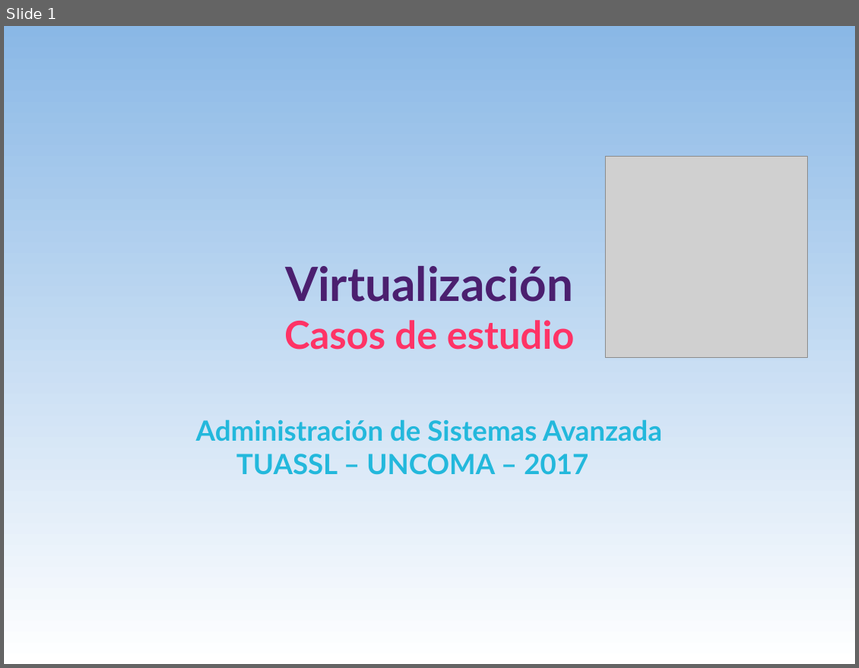
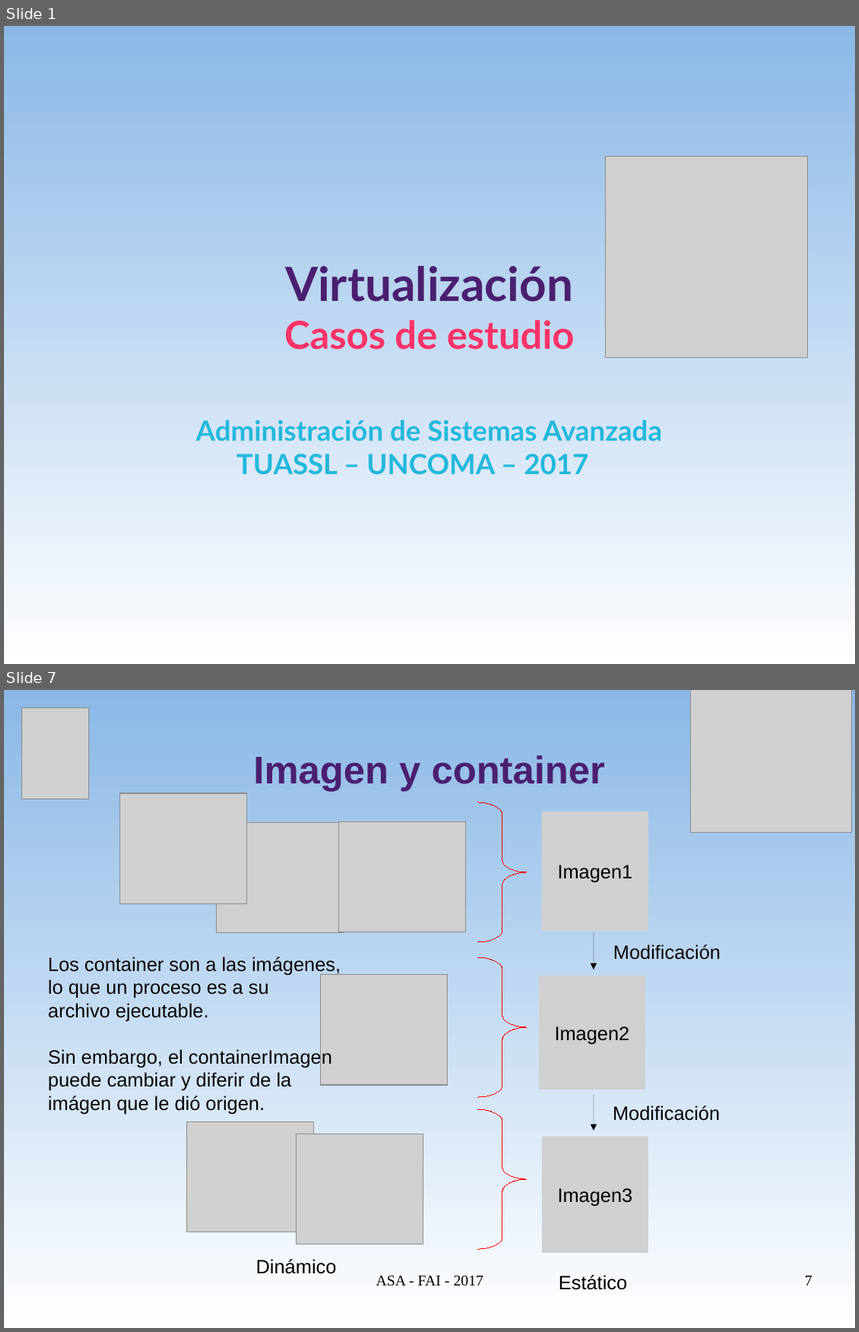
Before and after one commit to niniadcobre/asa, a slide deck: clases/ASA-virt-casoestudio.odp. Shown one above the other, each under a label of ours: slide 1 before the commit, slides 1 and 7 after it; the slides between them are not shown. The pictures are 859x668 and 859x1332 pixels, drawn with LibreOffice and Linux fonts; fonts in the diff are those of the drawing; grey boxes stand for pictures. Boxes give left, top, right and bottom in pixels: in the first picture for what was removed or moved away, otherwise in the second. Text is boxed around its words. In the diff, an @@ line names an element or a change of style, - is before the commit and + after.

```diff
--- a/clases/ASA-virt-casoestudio.odp
+++ b/clases/ASA-virt-casoestudio.odp
@@ slide 7 added at box(4, 690, 855, 1328), background gradient #8AB8E6 to #FFFFFF @@
@@ picture added at box(22, 708, 89, 799) @@
@@ picture added at box(692, 690, 852, 832) @@
@@ title added at box(253, 755, 605, 792), 36 pt, text #4B1F6F, bold @@
+Imagen y container
@@ picture added at box(120, 793, 247, 904) @@
@@ freeform shape added at box(478, 802, 527, 942), outline #FF0000 0 pt @@
@@ picture added at box(218, 823, 344, 933) @@
@@ picture added at box(339, 822, 467, 932) @@
@@ picture added at box(542, 812, 649, 931), 18 pt, text #000000 @@
+Imagen1
@@ arrow added from (594, 933) to (594, 970), #000000 0 pt @@
@@ text added at box(48, 957, 341, 1114), 18 pt, text #000000 @@
+Los container son a las imágenes,
+lo que un proceso es a su
+archivo ejecutable.
+Sin embargo, el containerImagen
+puede cambiar y diferir de la
+imágen que le dió origen.
@@ freeform shape added at box(478, 958, 527, 1097), outline #FF0000 0 pt @@
@@ text added at box(614, 945, 721, 960), 18 pt, text #000000 @@
+Modificación
@@ picture added at box(321, 975, 448, 1085) @@
@@ picture added at box(539, 976, 646, 1090), 18 pt, text #000000 @@
+Imagen2
@@ arrow added from (594, 1095) to (594, 1131), #000000 0 pt @@
@@ picture added at box(187, 1122, 315, 1232) @@
@@ freeform shape added at box(478, 1110, 527, 1249), outline #FF0000 0 pt @@
@@ text added at box(613, 1106, 720, 1121), 18 pt, text #000000 @@
+Modificación
@@ picture added at box(297, 1134, 424, 1245) @@
@@ picture added at box(542, 1137, 649, 1254), 18 pt, text #000000 @@
+Imagen3
@@ text added at box(256, 1259, 337, 1274), 18 pt, text #000000 @@
+Dinámico
@@ text added at box(376, 1276, 484, 1287), 14 pt, text #000000 @@
+ASA - FAI - 2017
@@ text added at box(559, 1275, 627, 1290), 18 pt, text #000000 @@
+Estático
@@ page number added at box(805, 1276, 813, 1286), 14 pt, text #000000 @@
+7
```
Also in this commit, not shown: 14 slides changed, 2 other slides added, 2 slides removed, 2 other files.
